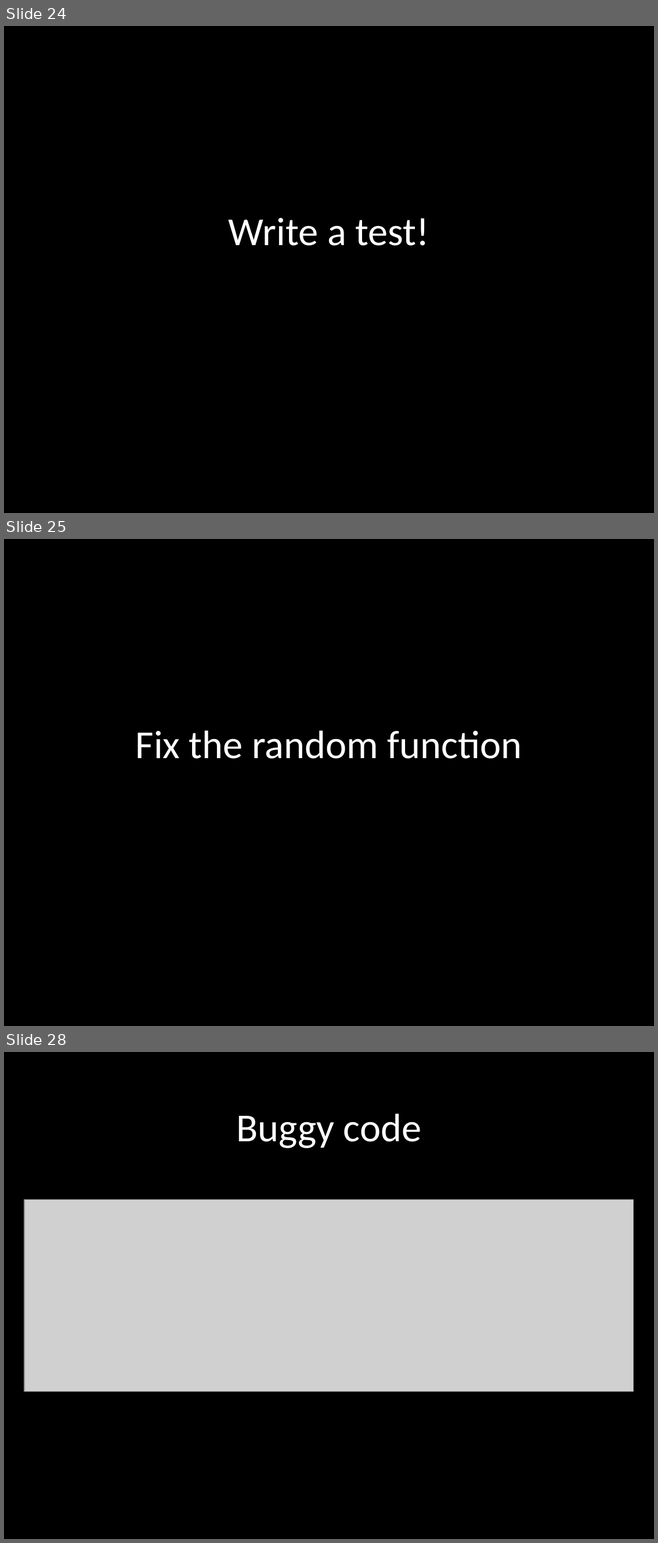
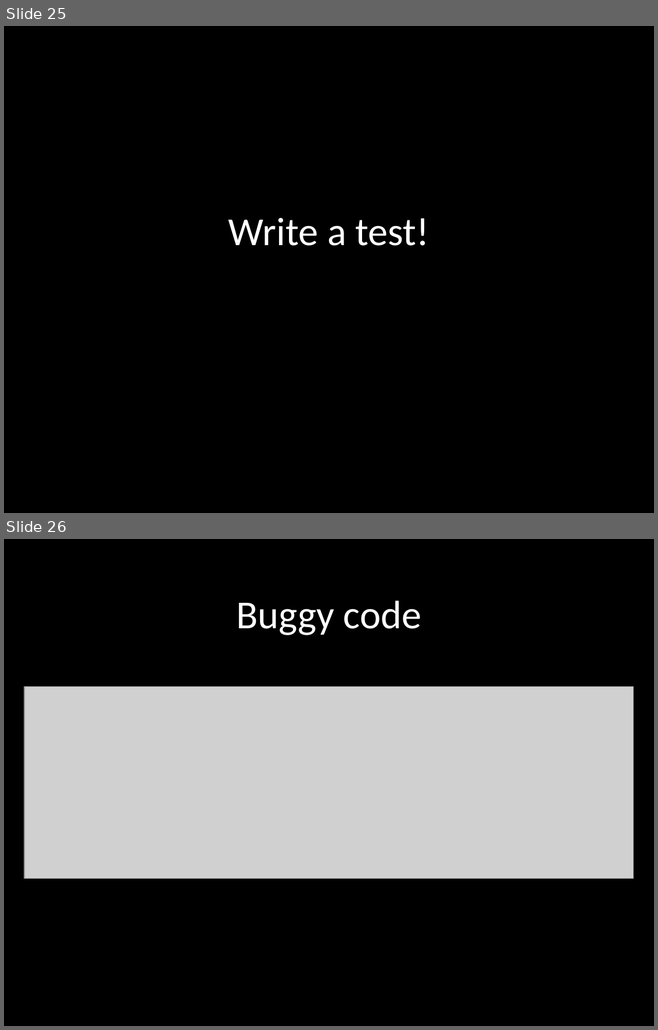
Before and after one commit to robertgreiner/presentations, a slide deck: testing-javascript/testing-javascript.pptx. Shown one above the other, each under a label of ours: slides 24, 25 and 28 before the commit, slides 25 and 26 after it; the slides between them are not shown. The pictures are 658x1543 and 658x1030 pixels, drawn with LibreOffice and Linux fonts; fonts in the diff are those of the drawing; grey boxes stand for pictures. Boxes give left, top, right and bottom in pixels: in the first picture for what was removed or moved away, otherwise in the second. Text is boxed around its words. In the diff, an @@ line names an element or a change of style, - is before the commit and + after.

```diff
--- a/testing-javascript/testing-javascript.pptx
+++ b/testing-javascript/testing-javascript.pptx
@@ slide 25 removed at <box>4,539,654,1026</box>, background #000000 @@
@@ title removed at <box>136,730,521,759</box> @@
-Fix the random function
@@ what was slide 24 is now slide 25 @@
@@ what was slide 28 is now slide 26 @@
```
Also in this commit, not shown: 4 slides changed, 3 slides added, 3 other slides removed.
